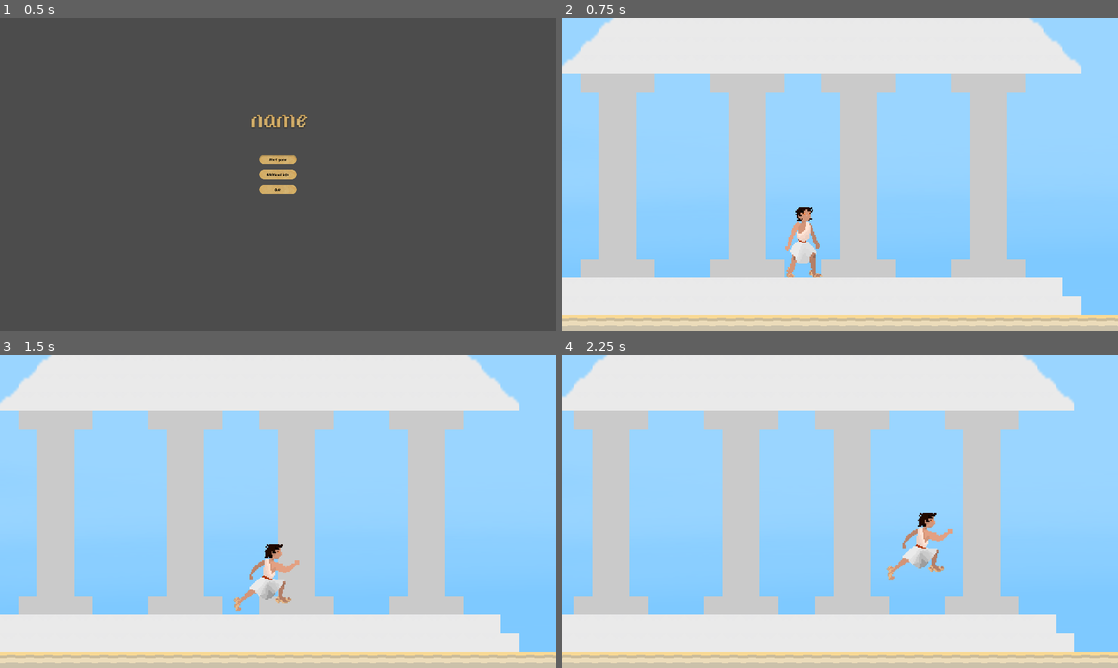
Above: before the commit, frames 1-4 (two rows, left to right).
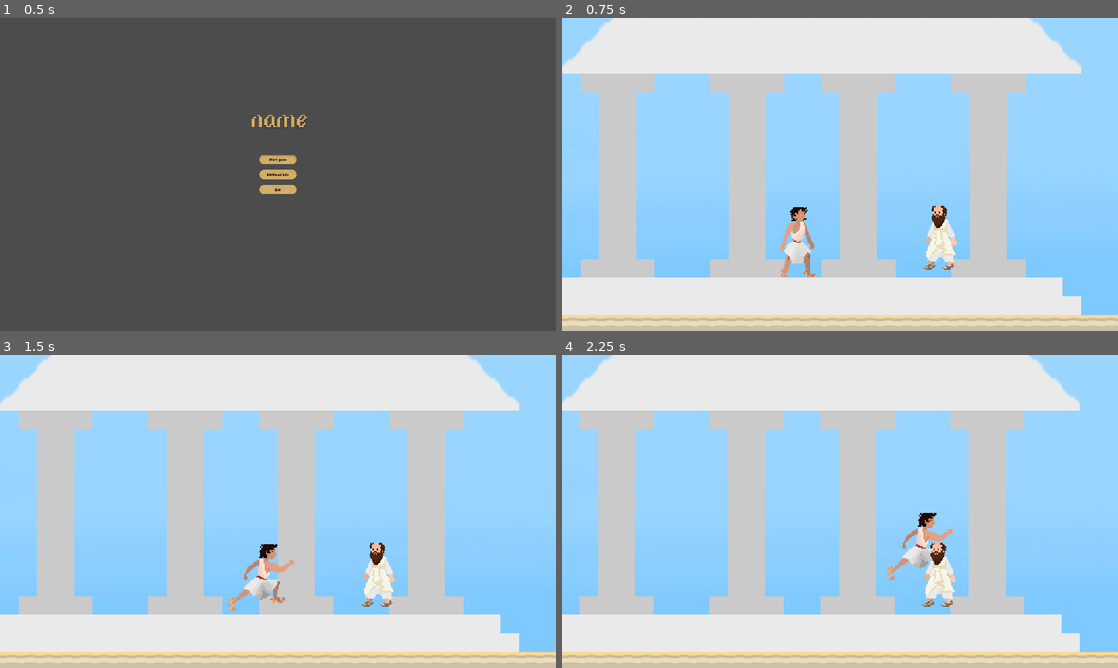
Above: after the commit, the same moments.

Repository: volchonok091/game
Game: Godot game, scene res://UI/menus/mainmenu.tscn
Two runs of this game, one before a commit and one after it. Both use one fixed random seed, a clock stepped at 60 frames per second and the inputs below.
Inputs (mouse positions are in pixels of both pictures, inside the frame that each line leads up to):
- Up to frame 1 (0.5 s): no input
- Up to frame 2 (0.75 s): click (840, 158) at 0.5 s
- Up to frame 3 (1.5 s): hold D (Move_Right) from 1.28 s (still down)
- Up to frame 4 (2.25 s): keep holding D (Move_Right); tap Space (Jump) at 1.52 s

Frame 1 is identical in both runs. In frame 2, 1.5% of the frame differs, in the area x 39-71%, y 60-83%; in frame 3, 1.6%; in frame 4, 6.8%, in the area x 0-100%, y 0-99%.

Commit message:
feat:done pifa animation

Diff:
--- /dev/null
+++ b/GRAFICA/pifagor/pifagor.gd
@@ -0,0 +1,4 @@
+extends KinematicBody2D
+
+func _ready():
+	$AnimationPlayer.play("stand")
--- /dev/null
+++ b/GRAFICA/pifagor/pifagor.tscn
@@ -0,0 +1,46 @@
+[gd_scene load_steps=4 format=2]
+
+[ext_resource path="res://GRAFICA/pifagor/pifabouth.png" type="Texture" id=1]
+[ext_resource path="res://GRAFICA/pifagor/pifagor.gd" type="Script" id=2]
+
+[sub_resource type="Animation" id=1]
+resource_name = "stand"
+length = 0.15
+loop = true
+tracks/0/type = "value"
+tracks/0/path = NodePath("Sprite:frame")
+tracks/0/interp = 1
+tracks/0/loop_wrap = true
+tracks/0/imported = false
+tracks/0/enabled = true
+tracks/0/keys = {
+"times": PoolRealArray( 0, 0.1 ),
+"transitions": PoolRealArray( 1, 1 ),
+"update": 1,
+"values": [ 0, 1 ]
+}
+tracks/1/type = "method"
+tracks/1/path = NodePath("Sprite")
+tracks/1/interp = 1
+tracks/1/loop_wrap = true
+tracks/1/imported = false
+tracks/1/enabled = true
+tracks/1/keys = {
+"times": PoolRealArray(  ),
+"transitions": PoolRealArray(  ),
+"values": [  ]
+}
+
+[node name="pifagor" type="KinematicBody2D"]
+position = Vector2( 978, 606 )
+script = ExtResource( 2 )
+
+[node name="Sprite" type="Sprite" parent="."]
+position = Vector2( 2.99997, 1 )
+scale = Vector2( 3.60938, 3.60938 )
+texture = ExtResource( 1 )
+hframes = 2
+
+[node name="AnimationPlayer" type="AnimationPlayer" parent="."]
+autoplay = "stand"
+anims/stand = SubResource( 1 )
--- a/Phy_Player/Playermain.tscn
+++ b/Phy_Player/Playermain.tscn
@@ -7,7 +7,7 @@
 collision_mask = 2147483650
 
 [node name="AnimatedSprite" parent="." index="0"]
-frame = 0
+frame = 2
 
 [node name="Camera2D" parent="." index="2"]
 limit_bottom = 1080
--- a/level1/level1.tscn
+++ b/level1/level1.tscn
@@ -11,6 +11,7 @@
 [ext_resource path="res://GRAFICA/lvl-textures/sun.png" type="Texture" id=9]
 [ext_resource path="res://menus/GUI.tscn" type="PackedScene" id=10]
 [ext_resource path="res://Phy_Enemy/Enemy.tscn" type="PackedScene" id=11]
+[ext_resource path="res://GRAFICA/pifagor/pifagor.tscn" type="PackedScene" id=12]
 
 [sub_resource type="ConvexPolygonShape2D" id=1]
 points = PoolVector2Array( 0, 0, 64, 0, 64, 64, 0, 64 )
@@ -379,7 +380,7 @@
 tile_data = PoolIntArray( 1, 8, 0, 2, 6, 0, 3, 3, 0, 4, 3, 0, 5, 3, 0, 6, 3, 0, 7, 3, 0, 8, 3, 0, 9, 3, 0, 10, 3, 0, 11 …(5926 unchanged characters)…
 
 [node name="Player" parent="." instance=ExtResource( 8 )]
-position = Vector2( 831, 772 )
+position = Vector2( 812, 772 )
 collision_layer = 2147483649
 
 [node name="Sun" type="Sprite" parent="."]
@@ -392,3 +393,6 @@
 [node name="Small_Enemy" parent="." instance=ExtResource( 11 )]
 position = Vector2( 2810, 813 )
 scale = Vector2( 3, 3 )
+
+[node name="pifagor" parent="." instance=ExtResource( 12 )]
+position = Vector2( 1302, 759 )
Binary file added: GRAFICA/pifagor/pifa1.gif
Binary file added: GRAFICA/pifagor/pifa2.gif
Binary file added: GRAFICA/pifagor/pifabouth.png
Not shown, added: GRAFICA/pifagor/pifabouth.png.import
Binary file added: Phy_Pifagor/pifagor_files/hqdefault(1).jpg
Not shown, added: Phy_Pifagor/pifagor_files/hqdefault(1).jpg.import
Binary file added: Phy_Pifagor/pifagor_files/hqdefault(2).jpg
Not shown, added: Phy_Pifagor/pifagor_files/hqdefault(2).jpg.import
Binary file added: Phy_Pifagor/pifagor_files/hqdefault(3).jpg
Not shown, added: Phy_Pifagor/pifagor_files/hqdefault(3).jpg.import
Binary file added: Phy_Pifagor/pifagor_files/hqdefault(4).jpg
Not shown, added: Phy_Pifagor/pifagor_files/hqdefault(4).jpg.import
(and 35 more such lines)
